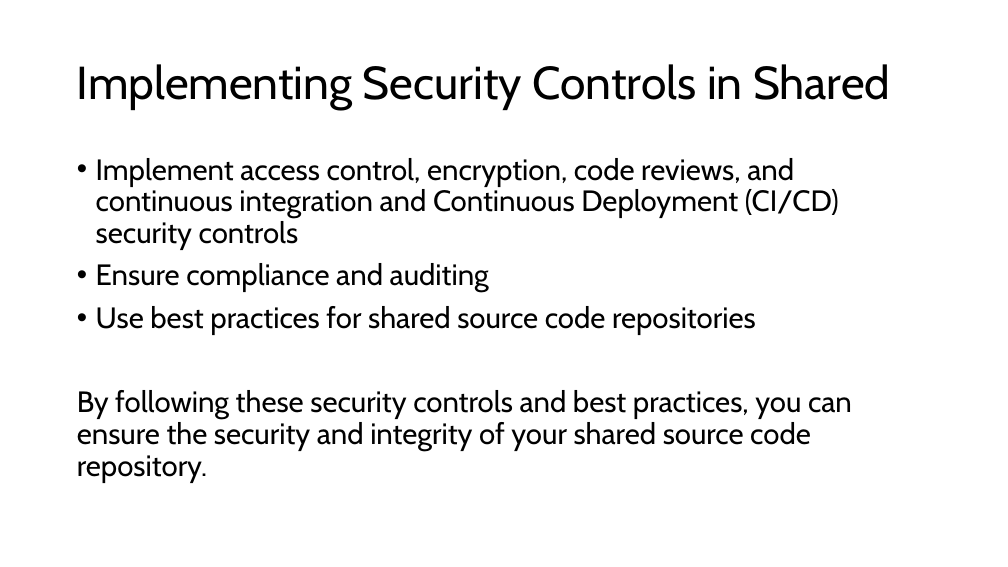
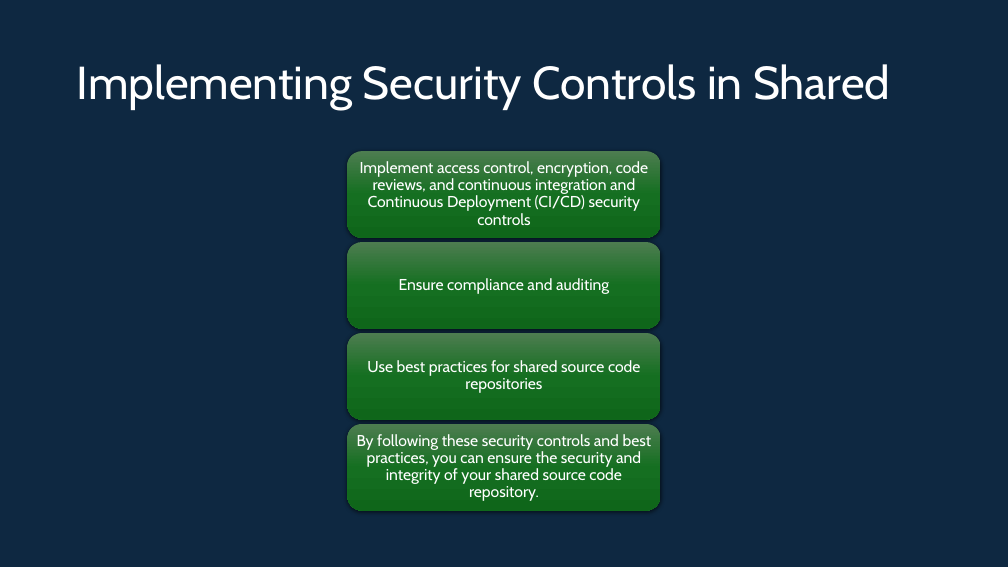
Before and after one commit to Ken-Smit/CSD-380, a slide deck: slide 10 of Module-11/smith-mod11.pptx. Drawn at 1008x567 pixels with LibreOffice and Linux fonts; fonts in the diff are those of the drawing; background and template pictures are left out. Boxes give left, top, right and bottom in pixels: in the first picture for what was removed or moved away, otherwise in the second. Text is boxed around its words. In the diff, an @@ line names an element or a change of style, - is before the commit and + after.

```diff
--- a/Module-11/smith-mod11.pptx
+++ b/Module-11/smith-mod11.pptx
@@ background #FFFFFF to picture (left out) @@
@@ title "Implementing Security Controls in Shared" at [77,64,890,110]: text colour #000000 to #FFFFFF @@
@@ text removed at [77,158,852,483] @@
-• Implement access control, encryption, code reviews, and continuous integration and Continuous Deployment (CI/CD) security controls
-• Ensure compliance and auditing
-• Use best practices for shared source code repositories
-By following these security controls and best practices, you can ensure the security and integrity of your shared source code repository.
@@ group added at [348,151,661,511]: 4 rounded rectangles, 4 texts @@
+Implement access control, encryption, code reviews, and continuous integration and Continuous Deployment (CI/CD) security controls
+Ensure compliance and auditing
+Use best practices for shared source code repositories
+By following these security controls and best practices, you can ensure the security and integrity of your shared source code repository.
```
Also in this commit, not shown: 9 other slides changed, 3 other files.
